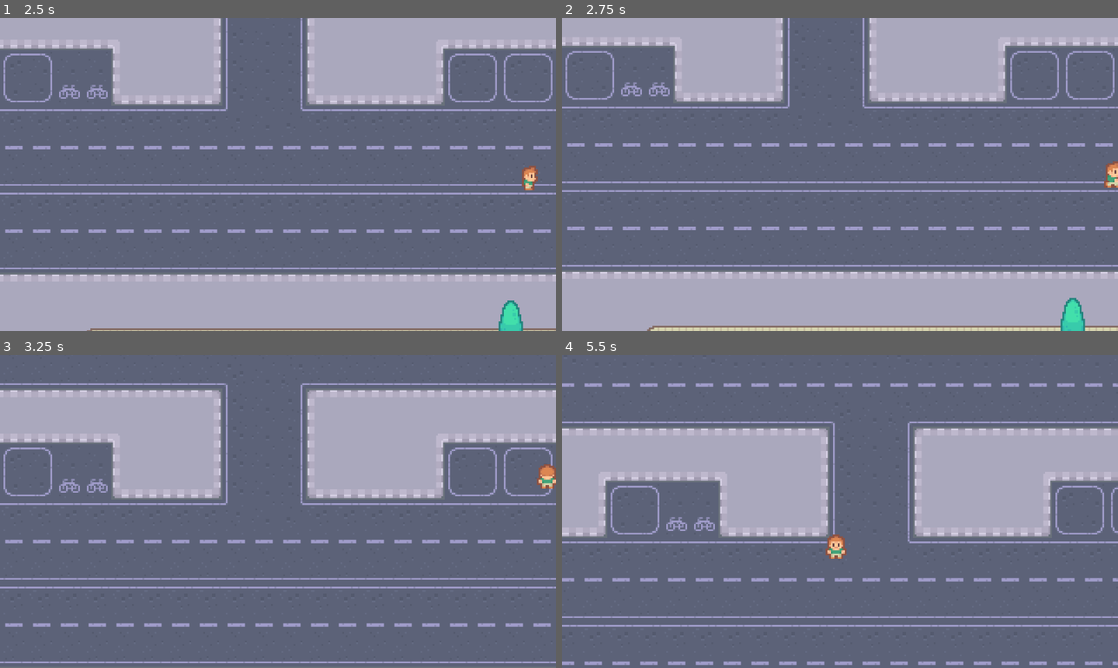
Above: before the commit, frames 1-4 (two rows, left to right).
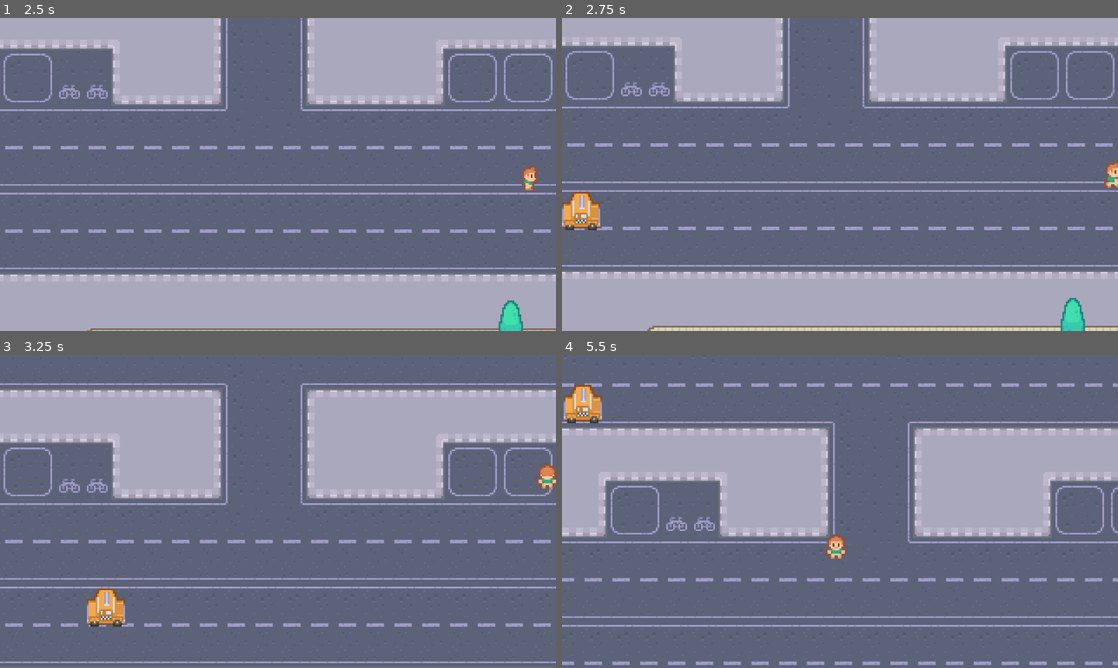
Above: after the commit, the same moments.

Repository: OnoPUNPUN/frogger-game
Game: Godot game, scene res://scenes/game.tscn
The game is run twice, just before and just after one commit, with the same random seed, the same clock (stepped at 60 frames per second) and the same inputs.
Inputs:
- Up to frame 1 (2.5 s): tap Enter at 0.5 s; hold Right (right) 0.53-1.28 s; tap Space (confrim) at 0.6, 1.35, 2.1 s; hold Down (down) 1.28-2.03 s; hold Right (right) from 2.03 s (still down)
- Up to frame 2 (2.75 s): keep holding Right (right)
- Up to frame 3 (3.25 s): release Right (right) at 2.78 s; hold Up (up) from 2.78 s (still down); tap Space (confrim) at 2.85 s
- Up to frame 4 (5.5 s): release Up (up) at 3.53 s; hold Left (left) 3.53-5.03 s; tap Space (confrim) at 3.6, 4.35, 5.1 s; hold Down (down) from 5.03 s (still down)

Frame 1 is identical in both runs. In frame 2, 0.7% of the frame differs, in the area x 0-8%, y 55-68%; in frame 3, 0.7%; in frame 4, 0.7%, in the area x 0-8%, y 9-22%.

Commit message:
add Car Randomizer

Diff:
--- /dev/null
+++ b/scenes/car.gd
@@ -0,0 +1,20 @@
+extends Area2D
+
+var direction = Vector2.LEFT
+var speed = 100
+
+func _ready() -> void:
+	if position.x < 0:
+		direction.x = 1
+		$Sprite2D.flip_h = true
+
+func _process(delta: float) -> void:
+	position += direction * speed * delta
+
+
+func _on_visible_on_screen_notifier_2d_screen_exited() -> void:
+	queue_free()
+
+
+func _on_body_entered(body: Node2D) -> void:
+	pass
--- /dev/null
+++ b/scenes/car.tscn
@@ -0,0 +1,22 @@
+[gd_scene format=3 uid="uid://c3mdcioslrm4p"]
+
+[ext_resource type="Texture2D" uid="uid://ded8huv3lr1a7" path="res://graphics/cars/yellow.png" id="1_c35m8"]
+[ext_resource type="Script" uid="uid://cd5xhsevs1vit" path="res://scenes/car.gd" id="1_qt2eu"]
+
+[sub_resource type="RectangleShape2D" id="RectangleShape2D_qt2eu"]
+size = Vector2(24, 12)
+
+[node name="Car" type="Area2D" unique_id=1583307808]
+script = ExtResource("1_qt2eu")
+
+[node name="Sprite2D" type="Sprite2D" parent="." unique_id=1200381340]
+texture = ExtResource("1_c35m8")
+
+[node name="CollisionShape2D" type="CollisionShape2D" parent="." unique_id=1941632858]
+position = Vector2(0, 3)
+shape = SubResource("RectangleShape2D_qt2eu")
+
+[node name="VisibleOnScreenNotifier2D" type="VisibleOnScreenNotifier2D" parent="." unique_id=1037967490]
+
+[connection signal="body_entered" from="." to="." method="_on_body_entered"]
+[connection signal="screen_exited" from="VisibleOnScreenNotifier2D" to="." method="_on_visible_on_screen_notifier_2d_screen_exited"]
--- a/scenes/game.gd
+++ b/scenes/game.gd
@@ -1,10 +1,19 @@
 extends Node2D
 
-
-
-
-
+var car_scene: PackedScene = preload("res://scenes/car.tscn")
 
 func _on_finish_area_body_entered(body: Node2D) -> void:
 	print(body)
 	print("has entered")
+
+
+func _on_car_timer_timeout() -> void:
+	var car = car_scene.instantiate() as Area2D
+	var pos_marker = $CarStartPosition.get_children().pick_random() as Marker2D
+	car.position = pos_marker.position
+	$Objects.add_child(car)
+	car.connect("body_entered", go_to_title)
+
+func go_to_title(body):
+	print(body)
+	print("player car Hit")
--- a/scenes/game.tscn
+++ b/scenes/game.tscn
@@ -25,15 +25,10 @@
 [node name="BG" type="Sprite2D" parent="." unique_id=1646884873]
 texture = ExtResource("1_yqjtg")
 
-[node name="Player" parent="." unique_id=1628182413 instance=ExtResource("2_lnu2h")]
-position = Vector2(30, 30)
-
-[node name="Tree" parent="." unique_id=1920276467 instance=ExtResource("3_lnu2h")]
-position = Vector2(144, 205)
-
 [node name="Timer2" type="Node" parent="." unique_id=1255123041]
 
 [node name="CarTimer" type="Timer" parent="Timer2" unique_id=1869601945]
+autostart = true
 
 [node name="borders" type="Node2D" parent="." unique_id=555964873]
 
@@ -66,4 +61,42 @@
 [node name="CollisionPolygon2D" type="CollisionPolygon2D" parent="borders/FinishArea" unique_id=923648492]
 polygon = PackedVector2Array(-185, -312, -185, -176, 185, -173, 185, -312)
 
+[node name="Objects" type="Node2D" parent="." unique_id=1217244103]
+
+[node name="Player" parent="Objects" unique_id=1628182413 instance=ExtResource("2_lnu2h")]
+position = Vector2(30, 30)
+
+[node name="Tree" parent="Objects" unique_id=1920276467 instance=ExtResource("3_lnu2h")]
+position = Vector2(144, 205)
+
+[node name="CarStartPosition" type="Node2D" parent="." unique_id=1607231029]
+
+[node name="Marker2D" type="Marker2D" parent="CarStartPosition" unique_id=1084692955]
+position = Vector2(192, -28)
+
+[node name="Marker2D4" type="Marker2D" parent="CarStartPosition" unique_id=102201337]
+position = Vector2(192, -93)
+
+[node name="Marker2D5" type="Marker2D" parent="CarStartPosition" unique_id=1069645452]
+position = Vector2(192, 163)
+
+[node name="Marker2D2" type="Marker2D" parent="CarStartPosition" unique_id=986177261]
+position = Vector2(-192, 3)
+
+[node name="Marker2D6" type="Marker2D" parent="CarStartPosition" unique_id=841580316]
+position = Vector2(192, 113)
+
+[node name="Marker2D7" type="Marker2D" parent="CarStartPosition" unique_id=2105457673]
+position = Vector2(-192, 142)
+
+[node name="Marker2D8" type="Marker2D" parent="CarStartPosition" unique_id=2134384816]
+position = Vector2(-192, 92)
+
+[node name="Marker2D3" type="Marker2D" parent="CarStartPosition" unique_id=2035821798]
+position = Vector2(-192, -52)
+
+[node name="Marker2D9" type="Marker2D" parent="CarStartPosition" unique_id=1627303393]
+position = Vector2(-192, -118)
+
+[connection signal="timeout" from="Timer2/CarTimer" to="." method="_on_car_timer_timeout"]
 [connection signal="body_entered" from="borders/FinishArea" to="." method="_on_finish_area_body_entered"]
Not shown, added: scenes/car.gd.uid
